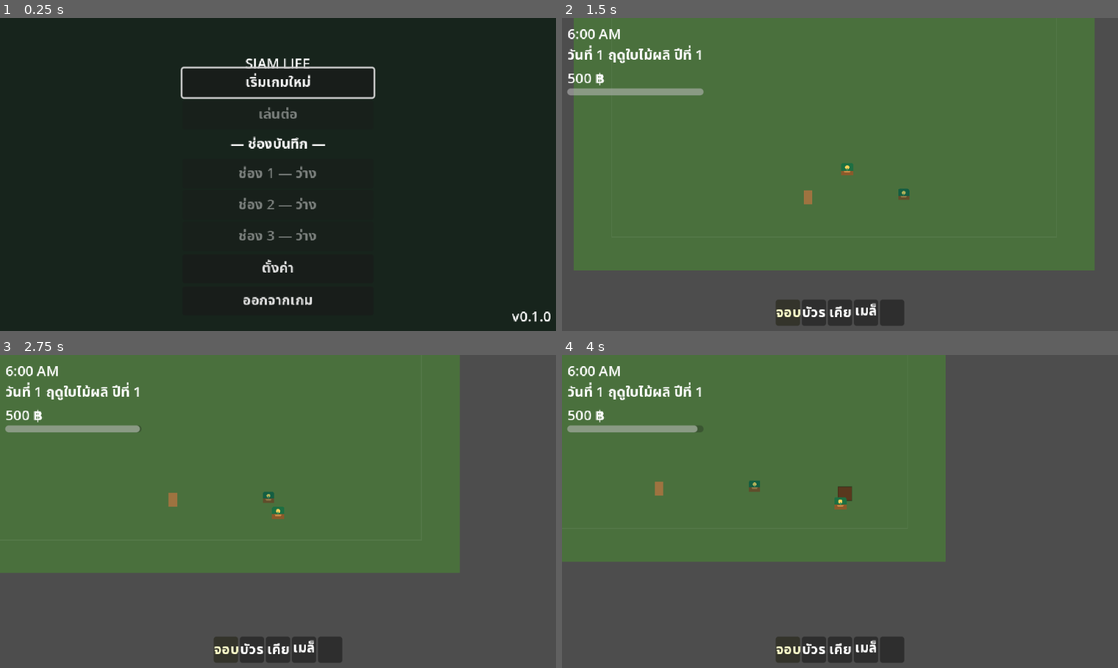
Above: before the commit, frames 1-4 (two rows, left to right).
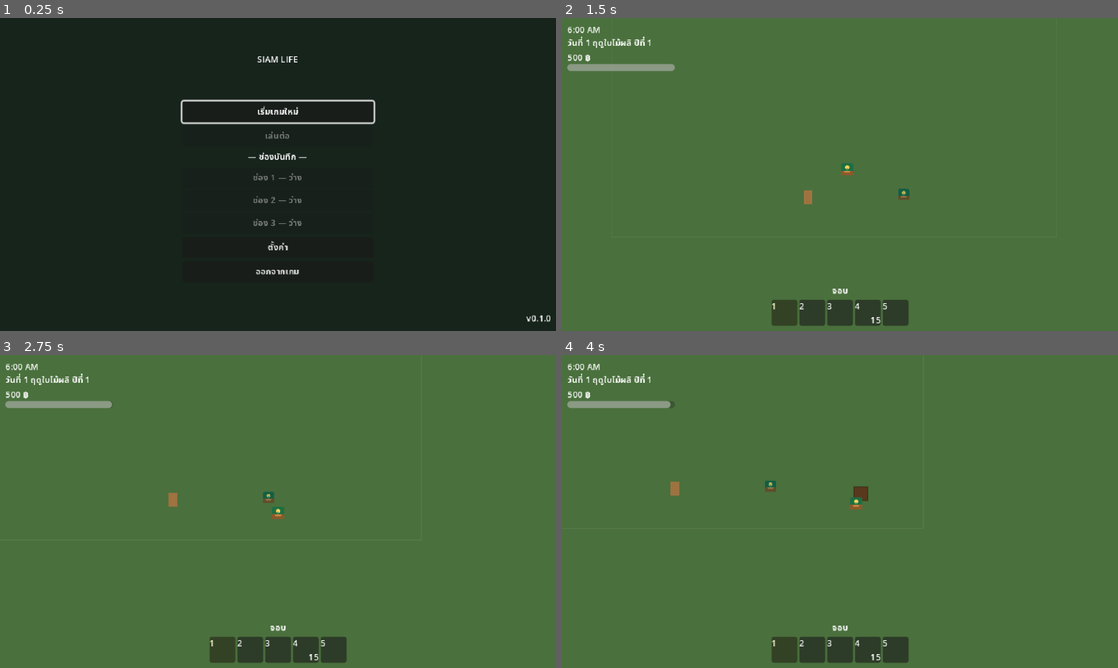
Above: after the commit, the same moments.

Repository: pathai95441/life-of-siam
Game: Godot game, scene res://src/ui/menus/main_menu.tscn
Two runs of this game, one before a commit and one after it. Both use one fixed random seed, a clock stepped at 60 frames per second and the inputs below.
Inputs (mouse positions are in pixels of both pictures, inside the frame that each line leads up to):
- Up to frame 1 (0.25 s): no input
- Up to frame 2 (1.5 s): click "เริ่มเกมใหม่" at 0.5 s; move the mouse to (962, 158) at 1.27 s; hold D (move_right) from 1.28 s (still down); hold Shift (run) from 1.28 s (still down)
- Up to frame 3 (2.75 s): move the mouse to (166, 527) at 2.02 s; release D (move_right) at 2.03 s; release Shift (run) at 2.03 s; hold S (move_down) from 2.03 s (still down); tap E (interact) at 2.1 s; tap Shift (run) at 2.3 s
- Up to frame 4 (4 s): move the mouse to (895, 442) at 2.77 s; release S (move_down) at 2.78 s; hold D (move_right) 2.78-3.53 s; hold Shift (run) 2.78-3.53 s; move the mouse to (812, 574) at 3.52 s; hold W (move_up) from 3.53 s (still down); click (812, 574) at 3.6 s; tap Shift (run) at 3.8 s

The runs differ from the first frame. In frame 1, 3.6% of the frame differs, in the area x 32-99%, y 12-98%; in frame 2, 25%; in frame 3, 43%; in frame 4, 56%, in the area x 0-100%, y 0-100%.

Commit message:
Fix HUD scale, hotbar clipping and camera bounds (D6-D8)
Three defects the first screenshots exposed, plus a Thai text bug found
while fixing them.

D6, UI far too large: adds resources/themes/main_theme.tres wired through
gui/theme/custom, so every Control inherits one font size instead of none
having any. Size 10 is tuned to the 640x360 base viewport and the coupling
is documented in the file, because the number is meaningless without it.
The clock, date and money block went from occupying a fifth of the screen
to a strip in the corner.

D7, hotbar clipped off the bottom edge: cells now show the hotkey digit
and the stack count, with clip_contents set so nothing can escape them
again. The full item name moved to its own label above the hotbar.

That change also fixes a bug of my own making: the cells previously
abbreviated names with label().left(4), which cuts on codepoints, not
grapheme clusters. "เมล็ดหัวผักกาด" became "เมล็", orphaning the tone mark
from its consonant. Thai text must never be truncated by character count,
and AGENTS.md now says so.

D8, camera showed bare ground past the map edge: World gains an exported
bounds rect and hands it to Player.set_camera_limits(). The level owns the
extent, the player owns the camera. Clamping alone was not enough though,
because the blockout map was 600px wide against a 640px viewport, so no
camera position could avoid showing the edge. The map is now 960x720 and
world.gd documents the constraint.

Magic numbers removed along the way: hotbar and inventory cell sizes and
the inventory column count now come from GameConstants, and the duplicate
column count in the scene is gone.

Adds tests/world_test.tscn for integration checks that need the world
scene instantiated, kept separate from the pure-logic smoke test so the
latter stays cheap. It asserts camera limits against the level bounds and
that hotbar cells clip and carry the digit rather than a truncated name.

Records the confirmed decision: projection is oblique 3/4, not isometric.

Verified: compile clean, smoke test 50/50, world_test 13/13, screenshots
re-captured and inspected.

Co-Authored-By: Claude Opus 5 (1M context) <noreply@anthropic.com>

Diff:
--- a/project.godot
+++ b/project.godot
@@ -60,6 +60,10 @@
 [audio]
 
 buses/default_bus_layout="res://resources/themes/default_bus_layout.tres"
+
+[gui]
+
+theme/custom="res://resources/themes/main_theme.tres"
 
 [input]
 
--- /dev/null
+++ b/resources/themes/main_theme.tres
@@ -0,0 +1,20 @@
+[gd_resource type="Theme" format=3]
+
+; Project-wide UI theme. Applied through ProjectSettings gui/theme/custom, so
+; every Control inherits it without per-scene overrides.
+;
+; Font sizes are tuned to the 640x360 base viewport declared in project.godot.
+; At the default 1280x720 window that is a 2x scale, so 10 here reads as 20px
+; on screen. If the base viewport changes, these numbers must be revisited --
+; that coupling is the whole reason they live in one file.
+;
+; Godot's default font covers Thai correctly, including vowel and tone-mark
+; placement, so no font file is bundled. Only sizes are set here.
+
+[resource]
+default_font_size = 10
+Label/font_sizes/font_size = 10
+Button/font_sizes/font_size = 10
+CheckButton/font_sizes/font_size = 10
+RichTextLabel/font_sizes/normal_font_size = 10
+RichTextLabel/font_sizes/bold_font_size = 10
--- a/src/core/game_constants.gd
+++ b/src/core/game_constants.gd
@@ -42,6 +42,14 @@
 const HOTBAR_SLOTS: int = 5
 const DEFAULT_STACK_SIZE: int = 99
 
+# --- UI ---
+## Hotbar cell edge in base-viewport pixels. Font sizes live in
+## resources/themes/main_theme.tres; this is here because hud.gd builds the
+## cells in code and must not carry a literal.
+const HOTBAR_CELL_SIZE: int = 30
+const INVENTORY_CELL_SIZE: int = 30
+const INVENTORY_COLUMNS: int = 10
+
 # --- Physics layers (1-indexed bit positions, mirrors project.godot) ---
 enum Layer { WORLD = 1, PLAYER = 2, NPC = 3, INTERACTABLE = 4, TRIGGER = 5 }
 
--- a/src/entities/player/player.gd
+++ b/src/entities/player/player.gd
@@ -88,6 +88,17 @@
 	return get_tree().get_first_node_in_group(&"farm_grid") as FarmGrid
 
 
+## Clamps the follow camera to [param bounds] (world pixels) so the view never
+## shows past the edge of the map. The level owns the bounds; the player only
+## owns the camera, which is why this is a setter and not an export.
+func set_camera_limits(bounds: Rect2) -> void:
+	camera.limit_left = int(bounds.position.x)
+	camera.limit_top = int(bounds.position.y)
+	camera.limit_right = int(bounds.end.x)
+	camera.limit_bottom = int(bounds.end.y)
+	camera.reset_smoothing()
+
+
 func lock(reason: StringName = &"dialogue") -> void:
 	velocity = Vector2.ZERO
 	if state_machine.has_state(&"locked"):
--- a/src/ui/hud/hud.gd
+++ b/src/ui/hud/hud.gd
@@ -12,6 +12,7 @@
 @onready var prompt_label: Label = %PromptLabel
 @onready var toast_label: Label = %ToastLabel
 @onready var hotbar: HBoxContainer = %Hotbar
+@onready var selected_label: Label = %SelectedItemLabel
 
 var _toast_timer: float = 0.0
 
@@ -50,43 +51,54 @@
 
 # --- Hotbar ------------------------------------------------------------------
 
+## Cells show the hotkey digit and the stack count -- never an abbreviated
+## item name. Truncating a Thai name splits grapheme clusters and orphans its
+## vowel and tone marks, so the full name goes to [member selected_label] and
+## the tooltip instead. When item icons exist, the icon replaces the digit.
 func _build_hotbar() -> void:
 	for child in hotbar.get_children():
 		child.queue_free()
+	var edge := float(GameConstants.HOTBAR_CELL_SIZE)
 	for i in GameConstants.HOTBAR_SLOTS:
 		var cell := Panel.new()
-		cell.custom_minimum_size = Vector2(28, 28)
 		cell.name = "Slot%d" % i
+		cell.custom_minimum_size = Vector2(edge, edge)
+		cell.clip_contents = true
+		cell.add_child(_make_cell_label("Key", str(i + 1),
+			HORIZONTAL_ALIGNMENT_LEFT, VERTICAL_ALIGNMENT_TOP))
+		cell.add_child(_make_cell_label("Count", "",
+			HORIZONTAL_ALIGNMENT_RIGHT, VERTICAL_ALIGNMENT_BOTTOM))
+		hotbar.add_child(cell)
 
-		var count := Label.new()
-		count.name = "Count"
-		count.set_anchors_preset(Control.PRESET_FULL_RECT)
-		count.horizontal_alignment = HORIZONTAL_ALIGNMENT_CENTER
-		count.vertical_alignment = VERTICAL_ALIGNMENT_CENTER
-		count.mouse_filter = Control.MOUSE_FILTER_IGNORE
-		cell.add_child(count)
 
-		hotbar.add_child(cell)
+func _make_cell_label(node_name: String, text: String,
+		h_align: HorizontalAlignment, v_align: VerticalAlignment) -> Label:
+	var label := Label.new()
+	label.name = node_name
+	label.text = text
+	label.set_anchors_preset(Control.PRESET_FULL_RECT)
+	label.horizontal_alignment = h_align
+	label.vertical_alignment = v_align
+	label.mouse_filter = Control.MOUSE_FILTER_IGNORE
+	return label
 
 
 func _refresh_hotbar() -> void:
 	for i in hotbar.get_child_count():
 		var cell := hotbar.get_child(i) as Panel
 		var count := cell.get_node("Count") as Label
-		if i >= Inventory.slots.size():
-			count.text = ""
-			continue
-		var slot := Inventory.slots[i]
-		if slot.is_empty():
-			count.text = ""
-			cell.tooltip_text = ""
-		else:
-			var item := slot.data()
-			# No icons during blockout: show a short name and the stack count.
-			var short_name := item.label().left(4) if item != null else "?"
-			count.text = "%s\n%d" % [short_name, slot.count] if slot.count > 1 else short_name
-			cell.tooltip_text = item.label() if item != null else ""
-		cell.modulate = Color.WHITE if i != Inventory.selected_index else Color(1.4, 1.4, 0.8)
+		var slot := Inventory.slots[i] if i < Inventory.slots.size() else InventorySlot.new()
+		var item := slot.data()
+		count.text = str(slot.count) if slot.count > 1 else ""
+		cell.tooltip_text = item.label() if item != null else ""
+		cell.modulate = Color(1.4, 1.4, 0.8) if i == Inventory.selected_index else Color.WHITE
+	_refresh_selected_label()
+
+
+func _refresh_selected_label() -> void:
+	var item := Inventory.selected_item()
+	selected_label.text = item.label() if item != null else ""
+	selected_label.visible = item != null
 
 
 func _on_hotbar_selection_changed(_index: int, _item_id: StringName) -> void:
--- a/src/ui/hud/hud.tscn
+++ b/src/ui/hud/hud.tscn
@@ -53,6 +53,21 @@
 alignment = 1
 theme_override_constants/separation = 2
 
+[node name="SelectedItemLabel" type="Label" parent="Root"]
+unique_name_in_owner = true
+anchor_left = 0.5
+anchor_top = 1.0
+anchor_right = 0.5
+anchor_bottom = 1.0
+offset_left = -80.0
+offset_top = -50.0
+offset_right = 80.0
+offset_bottom = -38.0
+grow_horizontal = 2
+grow_vertical = 0
+horizontal_alignment = 1
+text = ""
+
 [node name="PromptLabel" type="Label" parent="Root"]
 unique_name_in_owner = true
 anchor_left = 0.5
@@ -60,9 +75,9 @@
 anchor_right = 0.5
 anchor_bottom = 1.0
 offset_left = -80.0
-offset_top = -56.0
+offset_top = -66.0
 offset_right = 80.0
-offset_bottom = -40.0
+offset_bottom = -52.0
 grow_horizontal = 2
 grow_vertical = 0
 horizontal_alignment = 1
--- a/src/ui/inventory/inventory_panel.gd
+++ b/src/ui/inventory/inventory_panel.gd
@@ -43,11 +43,12 @@
 func _build() -> void:
 	for child in grid.get_children():
 		child.queue_free()
-	grid.columns = 10
+	grid.columns = GameConstants.INVENTORY_COLUMNS
+	var edge := float(GameConstants.INVENTORY_CELL_SIZE)
 	for i in GameConstants.INVENTORY_SLOTS:
 		var button := Button.new()
 		button.name = "Slot%d" % i
-		button.custom_minimum_size = Vector2(30, 30)
+		button.custom_minimum_size = Vector2(edge, edge)
 		button.clip_text = true
 		button.pressed.connect(_on_slot_pressed.bind(i))
 		grid.add_child(button)
--- a/src/ui/inventory/inventory_panel.tscn
+++ b/src/ui/inventory/inventory_panel.tscn
@@ -28,7 +28,6 @@
 
 [node name="Grid" type="GridContainer" parent="Panel/VBox"]
 unique_name_in_owner = true
-columns = 10
 theme_override_constants/h_separation = 2
 theme_override_constants/v_separation = 2
 
--- a/src/world/world.gd
+++ b/src/world/world.gd
@@ -17,6 +17,14 @@
 @export var world_music: AudioStream
 ## Fallback spawn used when the requested spawn point does not exist.
 @export var default_spawn: NodePath
+## Playable extent of this map in world pixels. The follow camera is clamped to
+## it, so the view never shows past the map edge. Per-map level data, which is
+## why it lives on the scene rather than in GameConstants.
+##
+## Must exceed the base viewport in both axes or the clamp cannot help: a map
+## narrower than the screen leaves bare ground visible at the sides no matter
+## where the camera sits.
+@export var bounds := Rect2(-480, -360, 960, 720)
 
 @onready var spawn_points: Node = $SpawnPoints
 @onready var entities: Node2D = $Entities
@@ -44,6 +52,8 @@
 	var target := _find_spawn(GameState.spawn_point)
 	if target != null:
 		player.global_position = target.global_position
+	if player.has_method("set_camera_limits"):
+		player.set_camera_limits(bounds)
 
 
 func _find_spawn(id: StringName) -> Node2D:
--- a/src/world/world.tscn
+++ b/src/world/world.tscn
@@ -13,21 +13,22 @@
 [ext_resource type="PackedScene" path="res://src/ui/menus/pause_menu.tscn" id="11_pause"]
 
 [sub_resource type="RectangleShape2D" id="RectangleShape2D_h"]
-size = Vector2(600, 16)
+size = Vector2(960, 16)
 
 [sub_resource type="RectangleShape2D" id="RectangleShape2D_v"]
-size = Vector2(16, 460)
+size = Vector2(16, 720)
 
 [node name="World" type="Node2D"]
 script = ExtResource("1_world")
 default_spawn = NodePath("SpawnPoints/Default")
+bounds = Rect2(-480, -360, 960, 720)
 
 [node name="Background" type="ColorRect" parent="."]
 z_index = -100
-offset_left = -300.0
-offset_top = -230.0
-offset_right = 300.0
-offset_bottom = 230.0
+offset_left = -480.0
+offset_top = -360.0
+offset_right = 480.0
+offset_bottom = 360.0
 color = Color(0.29, 0.44, 0.24, 1)
 mouse_filter = 2
 
@@ -41,19 +42,19 @@
 collision_mask = 0
 
 [node name="Top" type="CollisionShape2D" parent="Bounds"]
-position = Vector2(0, -230)
+position = Vector2(0, -360)
 shape = SubResource("RectangleShape2D_h")
 
 [node name="Bottom" type="CollisionShape2D" parent="Bounds"]
-position = Vector2(0, 230)
+position = Vector2(0, 360)
 shape = SubResource("RectangleShape2D_h")
 
 [node name="Left" type="CollisionShape2D" parent="Bounds"]
-position = Vector2(-300, 0)
+position = Vector2(-480, 0)
 shape = SubResource("RectangleShape2D_v")
 
 [node name="Right" type="CollisionShape2D" parent="Bounds"]
-position = Vector2(300, 0)
+position = Vector2(480, 0)
 shape = SubResource("RectangleShape2D_v")
 
 [node name="Entities" type="Node2D" parent="."]
--- /dev/null
+++ b/tests/world_test.gd
@@ -0,0 +1,86 @@
+extends Node
+## Integration tests that need the world scene in the tree.
+##
+## Kept separate from tests/smoke_test.gd, which is pure logic and needs no
+## scene. Anything here costs a scene instantiation, so only put things here
+## that genuinely cannot be checked without one.
+
+var pass_count := 0
+var fail_count := 0
+
+
+func check(label: String, condition: bool) -> void:
+	if condition:
+		pass_count += 1
+		print("  PASS  ", label)
+	else:
+		fail_count += 1
+		print("  FAIL  ", label)
+
+
+func check_eq(label: String, got: Variant, want: Variant) -> void:
+	check("%s (got %s, want %s)" % [label, got, want], got == want)
+
+
+func _ready() -> void:
+	var world: World = load("res://src/world/world.tscn").instantiate()
+	add_child(world)
+	await get_tree().process_frame
+	await get_tree().process_frame
+
+	_test_camera_limits(world)
+	_test_hud_hotbar()
+
+	print("\n==================================================")
+	print("  world_test: %d passed, %d failed" % [pass_count, fail_count])
+	print("==================================================")
+	get_tree().quit(1 if fail_count > 0 else 0)
+
+
+func _test_camera_limits(world: World) -> void:
+	print("\n--- camera limits (D8) ---")
+	var player: Player = get_tree().get_first_node_in_group(&"player")
+	check("player is in the world", player != null)
+	if player == null:
+		return
+	var cam := player.camera
+	check_eq("limit_left matches bounds", cam.limit_left, int(world.bounds.position.x))
+	check_eq("limit_top matches bounds", cam.limit_top, int(world.bounds.position.y))
+	check_eq("limit_right matches bounds", cam.limit_right, int(world.bounds.end.x))
+	check_eq("limit_bottom matches bounds", cam.limit_bottom, int(world.bounds.end.y))
+	check("limits form a non-empty box",
+		cam.limit_right > cam.limit_left and cam.limit_bottom > cam.limit_top)
+
+
+func _test_hud_hotbar() -> void:
+	print("\n--- hud hotbar (D7) ---")
+	var hotbar := _find_hotbar()
+	check("hotbar was built", hotbar != null)
+	if hotbar == null:
+		return
+	check_eq("cell count matches HOTBAR_SLOTS",
+		hotbar.get_child_count(), GameConstants.HOTBAR_SLOTS)
+	var cell := hotbar.get_child(0) as Panel
+	check("cell clips its contents so text cannot escape", cell.clip_contents)
+	check_eq("cell is square at the configured size",
+		cell.custom_minimum_size,
+		Vector2(GameConstants.HOTBAR_CELL_SIZE, GameConstants.HOTBAR_CELL_SIZE))
+	check("cell has a Count label", cell.get_node_or_null("Count") != null)
+	check("cell has a Key label", cell.get_node_or_null("Key") != null)
+	# The Thai-truncation bug: no cell may render a clipped item name.
+	var key := cell.get_node("Key") as Label
+	check_eq("Key shows the hotkey digit, not an item name", key.text, "1")
+
+
+func _find_hotbar() -> HBoxContainer:
+	for node in _all_nodes(get_tree().root):
+		if node is HBoxContainer and node.name == "Hotbar":
+			return node
+	return null
+
+
+func _all_nodes(root: Node) -> Array[Node]:
+	var out: Array[Node] = [root]
+	for child in root.get_children():
+		out.append_array(_all_nodes(child))
+	return out
--- /dev/null
+++ b/tests/world_test.tscn
@@ -0,0 +1,6 @@
+[gd_scene load_steps=2 format=3]
+
+[ext_resource type="Script" path="res://tests/world_test.gd" id="1_wt"]
+
+[node name="WorldTest" type="Node"]
+script = ExtResource("1_wt")
Not shown, added: tests/capture.gd.uid
Not shown, added: tests/world_test.gd.uid
Not shown, changed: AGENTS.md
Not shown, changed: GAME_DESIGN.md
Not shown, changed: IMPLEMENTATION_PLAN.md
